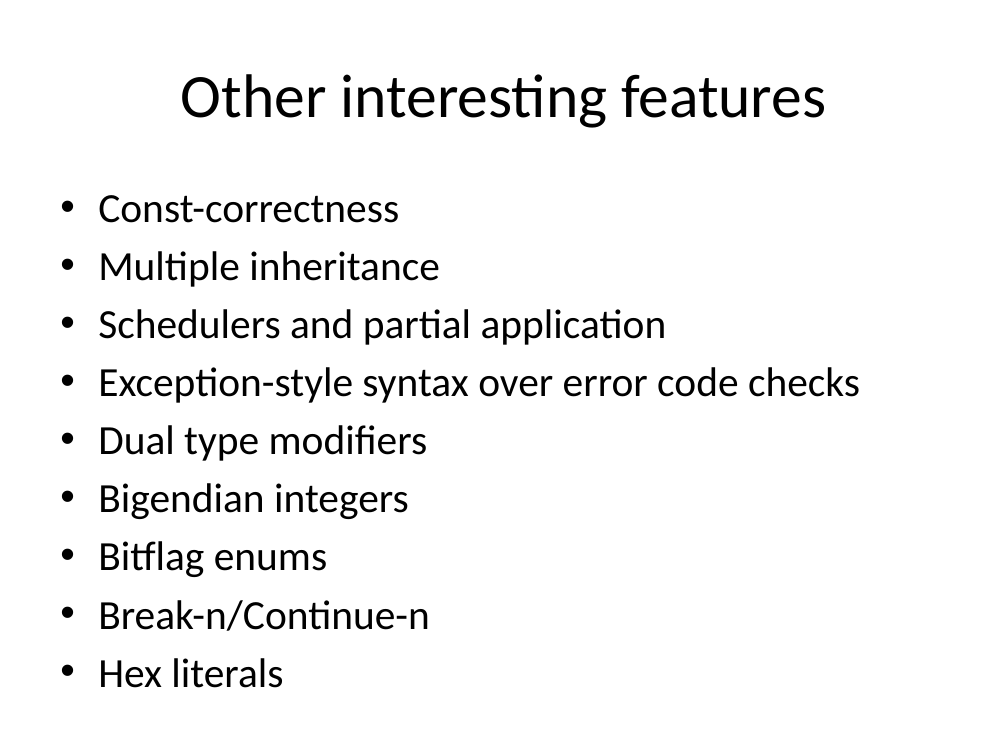
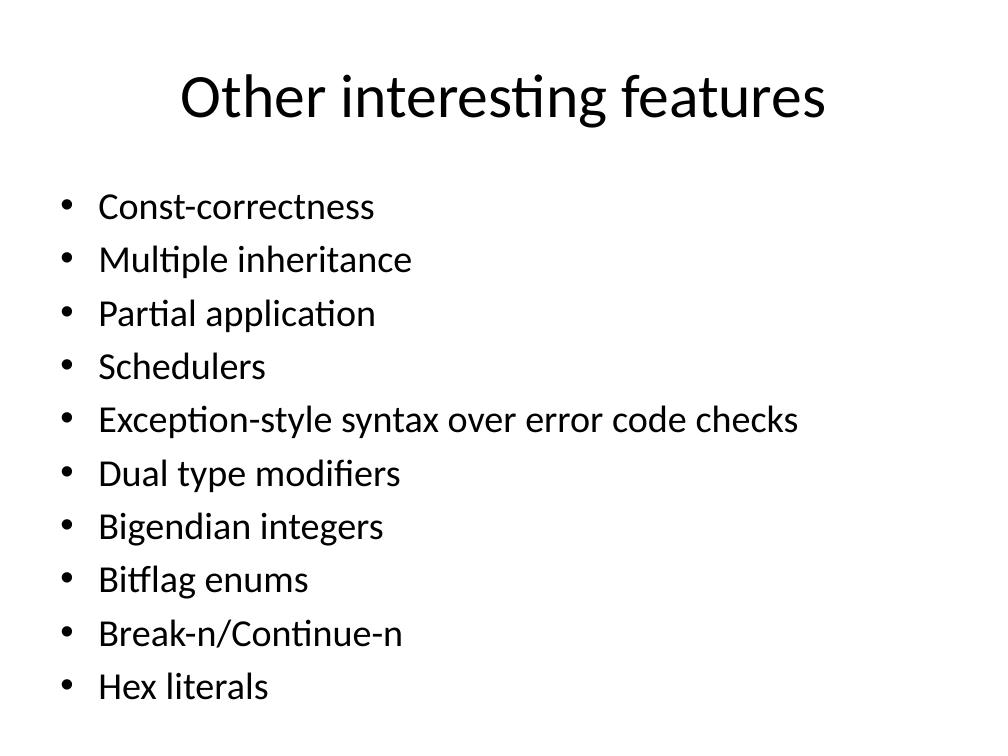
Before and after one commit to vovkos/jancy, a slide deck: slide 7 of doc/pres/Jancy FOSDEM 2016.pptx. Drawn at 1008x756 pixels with LibreOffice and Linux fonts; fonts in the diff are those of the drawing. Boxes give left, top, right and bottom in pixels: in the first picture for what was removed or moved away, otherwise in the second. Text is boxed around its words. In the diff, an @@ line names an element or a change of style, - is before the commit and + after.

```diff
--- a/doc/pres/Jancy FOSDEM 2016.pptx
+++ b/doc/pres/Jancy FOSDEM 2016.pptx
@@ text at [98,194,799,648]: size 29.6 to 27.2 pt in "Const-correctness", "Multiple inheritance", "Exception-style syntax over error code checks", "Dual type modifiers" and 4 more places @@
@@ text at [98,299,376,380]: text changed; size 29.6 to 27.2 pt @@
-• Schedulers and partial application
+• Partial application
+• Schedulers
```
Also in this commit, not shown: 10 other slides changed, 2 slides added.
